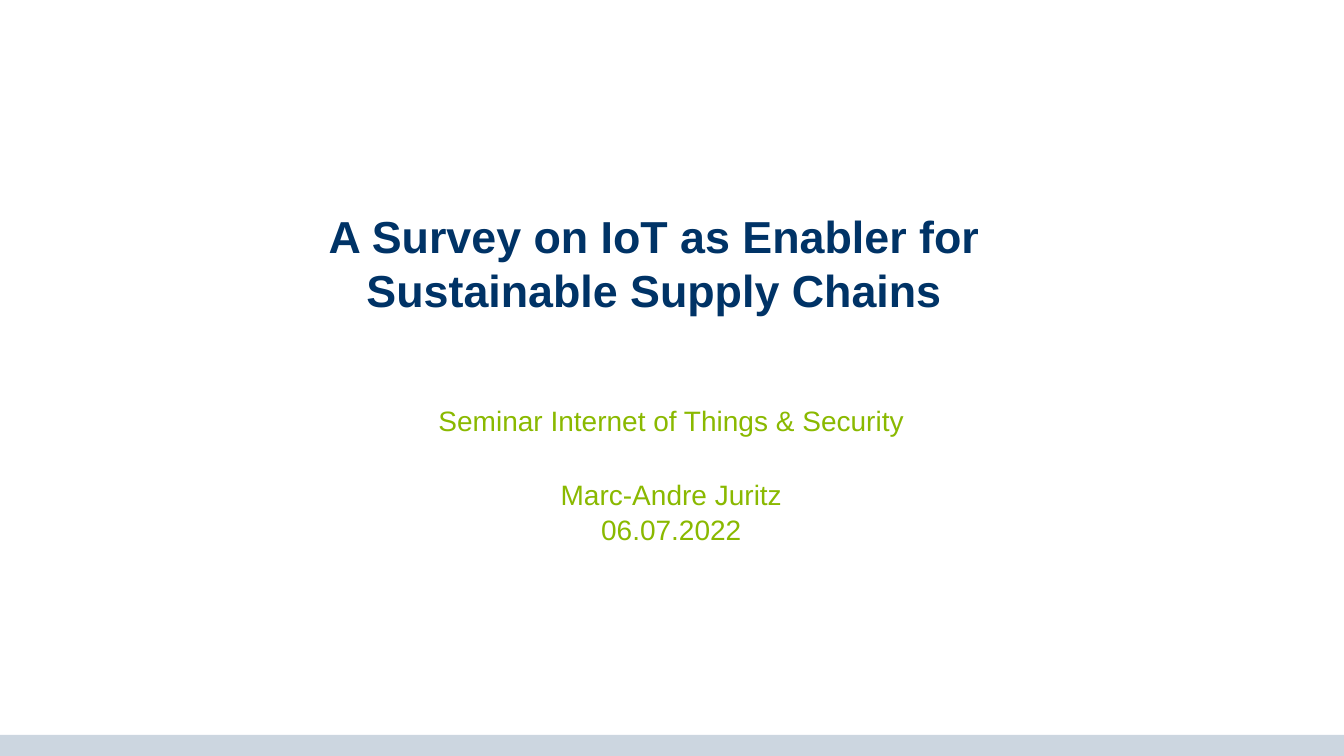
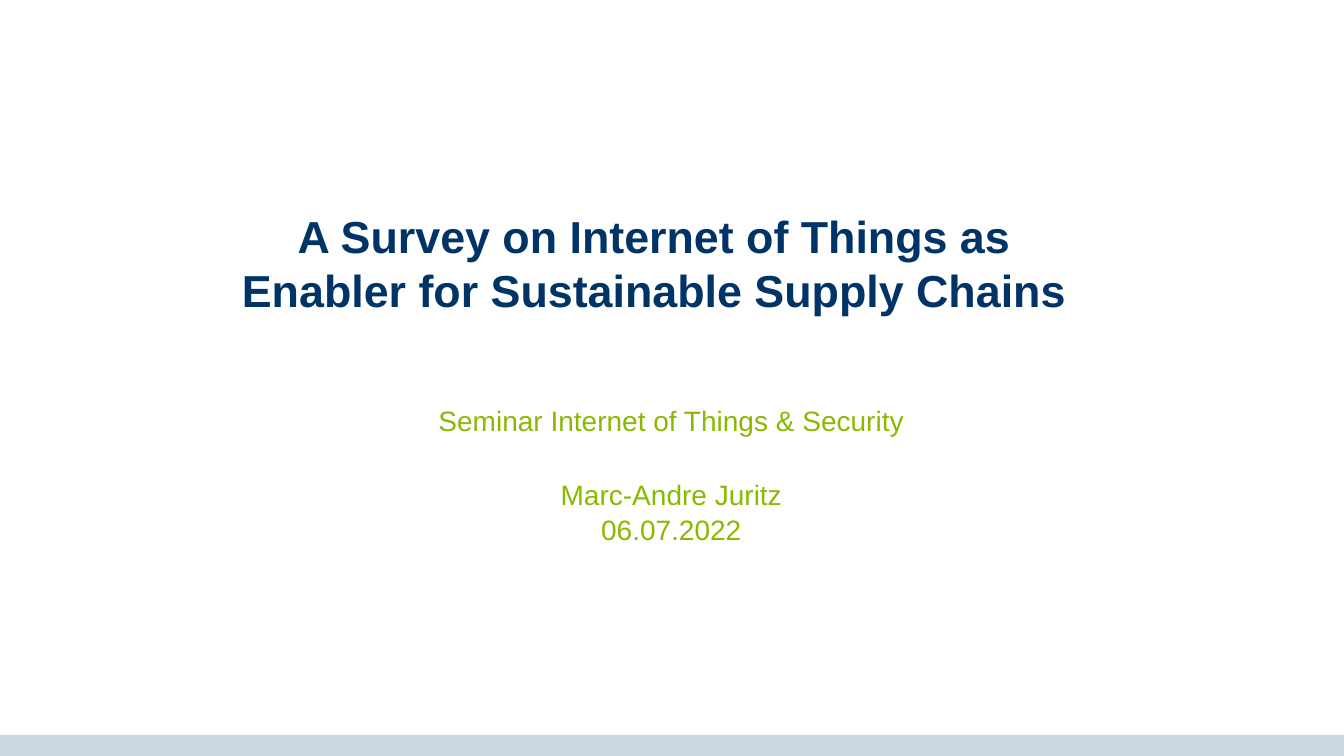
Before and after one commit to majuritz/internet-of-things-seminar, a slide deck: slide 1 of IoT final presentation.pptx. Drawn at 1344x756 pixels with LibreOffice and Linux fonts; fonts in the diff are those of the drawing; background and template pictures are left out. Boxes give left, top, right and bottom in pixels: in the first picture for what was removed or moved away, otherwise in the second. Text is boxed around its words. In the diff, an @@ line names an element or a change of style, - is before the commit and + after.

```diff
--- a/IoT final presentation.pptx
+++ b/IoT final presentation.pptx
@@ title at [242,220,1065,316]: text changed @@
-A Survey on IoT as Enabler for Sustainable Supply Chains
+A Survey on Internet of Things as Enabler for Sustainable Supply Chains
```
Also in this commit, not shown: 3 other slides changed, 6 slides added, 1 slide removed, 7 other files.
